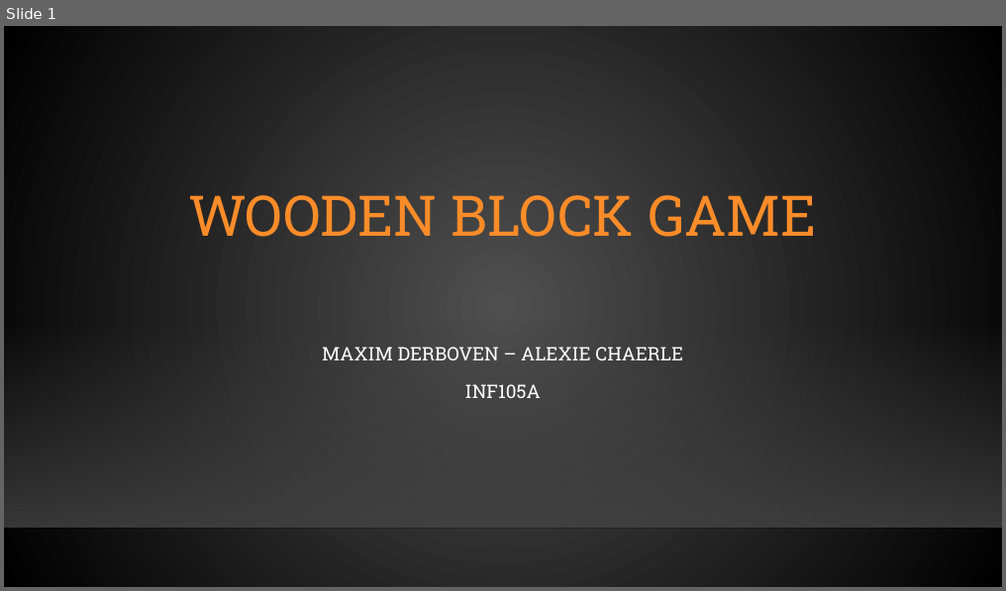
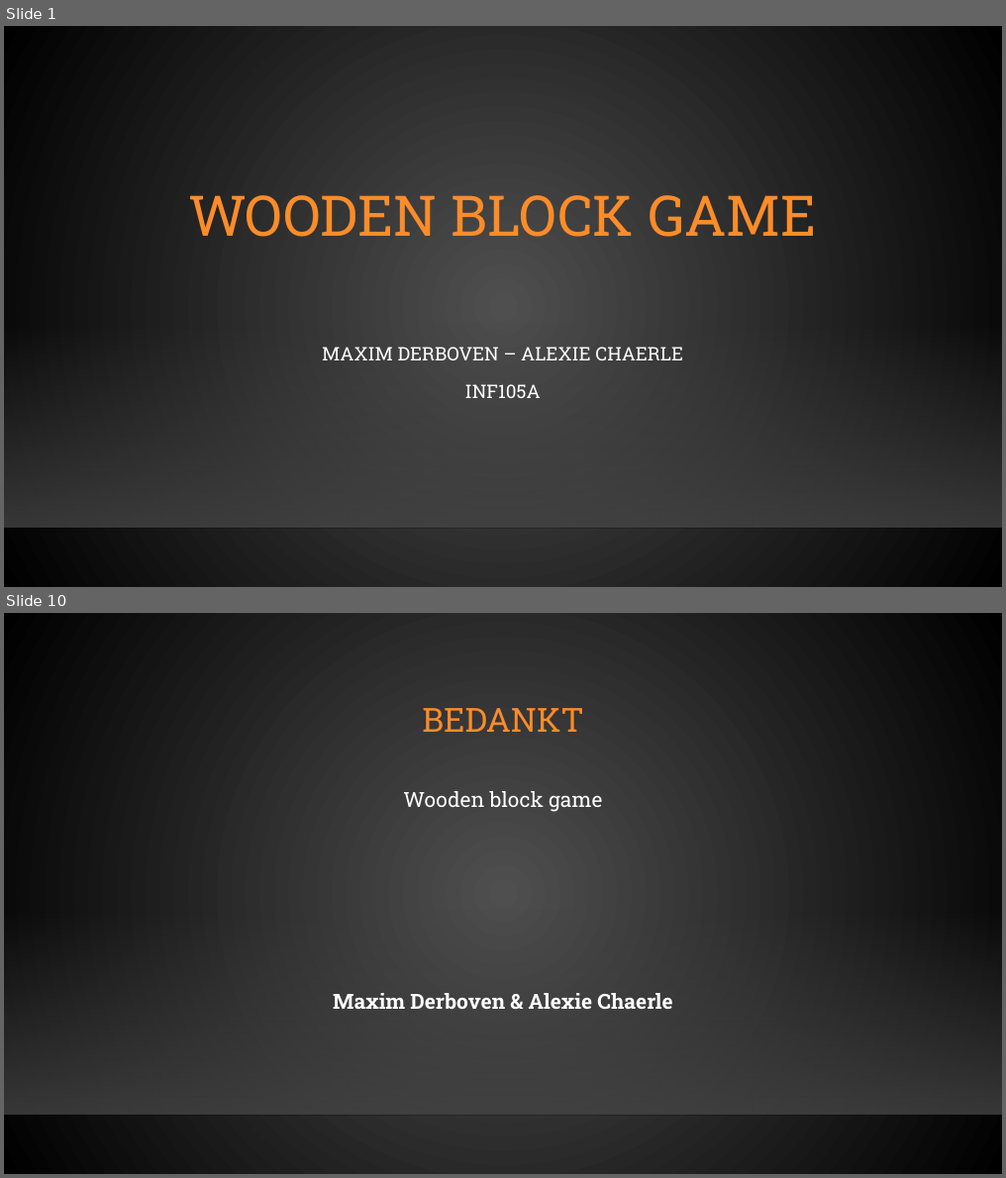
Before and after one commit to maximderboven/blockgame, a slide deck: documentation/Presentatie/WoodenBlockGamePPTX_MaximDerboven_AlexieChaerle_INF105A.pptx. Shown one above the other, each under a label of ours: slide 1 before the commit, slides 1 and 10 after it; the slides between them are not shown. The pictures are 1006x591 and 1006x1178 pixels, drawn with LibreOffice and Linux fonts; fonts in the diff are those of the drawing; background and template pictures are left out. Boxes give left, top, right and bottom in pixels: in the first picture for what was removed or moved away, otherwise in the second. Text is boxed around its words. In the diff, an @@ line names an element or a change of style, - is before the commit and + after.

```diff
--- a/documentation/Presentatie/WoodenBlockGamePPTX_MaximDerboven_AlexieChaerle_INF105A.pptx
+++ b/documentation/Presentatie/WoodenBlockGamePPTX_MaximDerboven_AlexieChaerle_INF105A.pptx
@@ slide 10 added at [4,613,1002,1174], background gradient #505050 to #000000; not listed: 2 template elements that a slide beside it also shows @@
@@ title added at [422,708,583,732], 32 pt, text #FB8C29 @@
+BEDANKT
@@ text added at [333,791,672,1009], 20 pt, text #FFFFFF, bold @@
+Wooden block game
+Maxim Derboven & Alexie Chaerle
```
Also in this commit, not shown: 1 slide changed, 7 other slides added, 1 slide removed, 5 other files.
